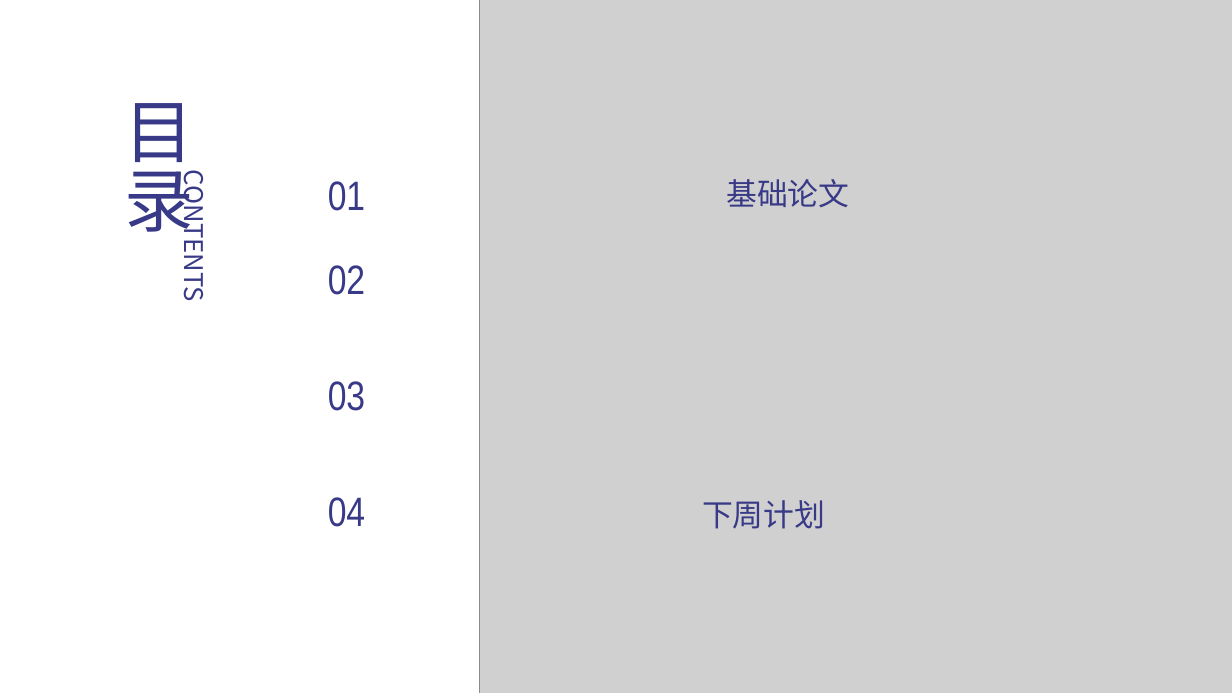
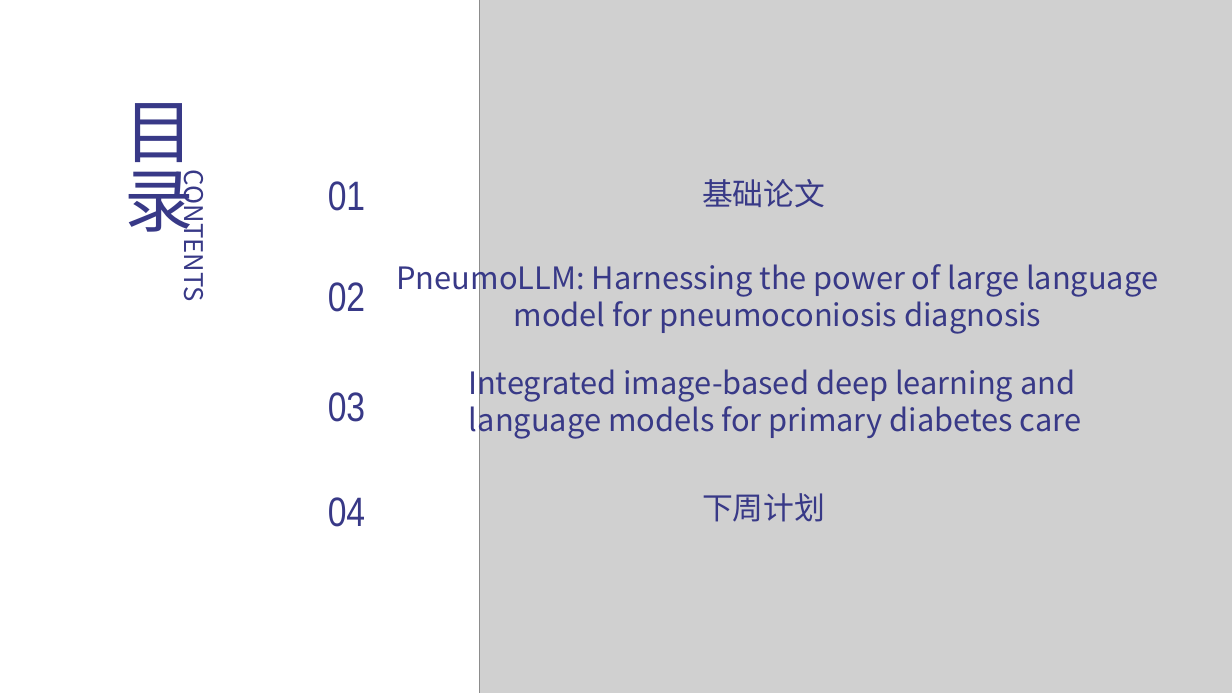
Before and after one commit to tj-messi/cv-computer-visual-tj, a slide deck: slide 2 of 0.组会记录/2024-11-21/report-2024-11-21.pptx. Drawn at 1232x693 pixels with LibreOffice and Linux fonts; fonts in the diff are those of the drawing; grey boxes stand for pictures. Boxes give left, top, right and bottom in pixels: in the first picture for what was removed or moved away, otherwise in the second. Text is boxed around its words. In the diff, an @@ line names an element or a change of style, - is before the commit and + after.

```diff
--- a/0.组会记录/2024-11-21/report-2024-11-21.pptx
+++ b/0.组会记录/2024-11-21/report-2024-11-21.pptx
@@ text "基础论文": place and size @@
-text "基础论文" at <box>726,179,849,207</box>
+text "基础论文" at <box>702,179,825,207</box>
@@ text "02": place and size @@
-text "02" at <box>328,265,365,295</box>
+text "02" at <box>328,282,365,312</box>
@@ text added at <box>396,257,1158,334</box>, 24 pt, text #383987 @@
+PneumoLLM: Harnessing the power of large language model for pneumoconiosis diagnosis
@@ text "03": place and size @@
-text "03" at <box>328,381,365,411</box>
+text "03" at <box>328,392,365,422</box>
@@ text added at <box>468,363,1081,440</box>, 24 pt, text #383987 @@
+Integrated image-based deep learning and
+language models for primary diabetes care
@@ text "下周计划": place and size @@
-text "下周计划" at <box>702,500,825,529</box>
+text "下周计划" at <box>702,493,825,522</box>
```
Also in this commit, not shown: 4 other slides changed, 3 slides added, 10 slides removed.
